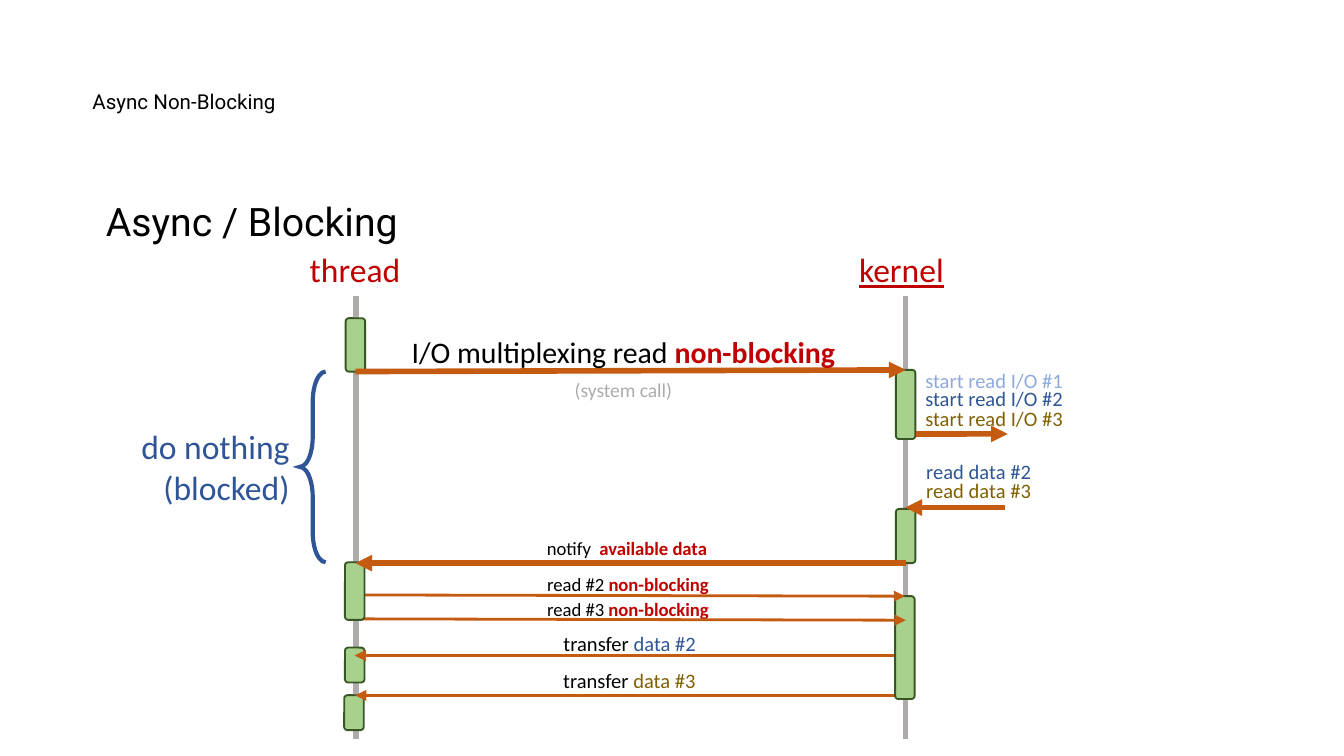
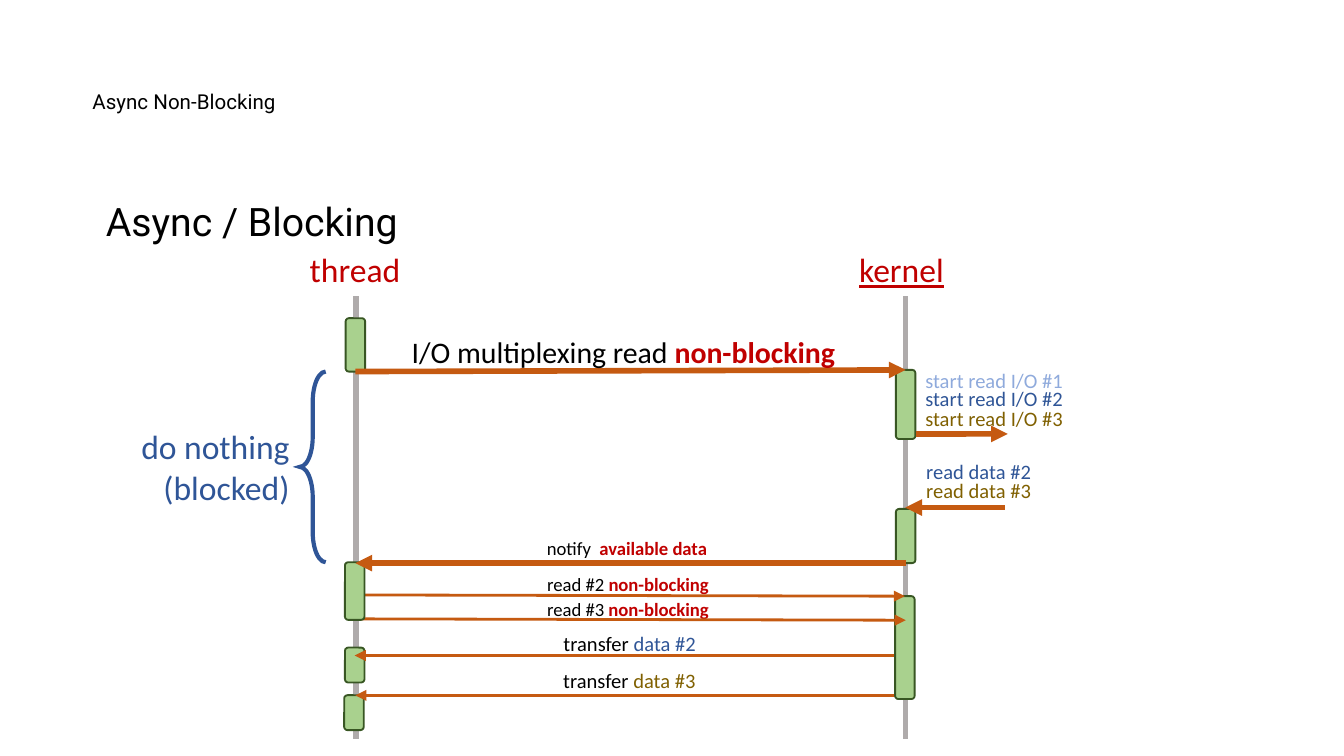
Before and after one commit to nayasis/fastcampus-hyper-webflux, a slide deck: slide 16 of 99.ppt/[Ch4-1. 비동기 서비스 소개] 1-2. 비동기 호출이란 ~ 1-3. Servlet_Reactive.pptx (slide 17 before the commit). Drawn at 1344x756 pixels with LibreOffice and Linux fonts; fonts in the diff are those of the drawing; background and template pictures are left out. Boxes give left, top, right and bottom in pixels: in the first picture for what was removed or moved away, otherwise in the second. Text is boxed around its words. In the diff, an @@ line names an element or a change of style, - is before the commit and + after.

```diff
--- a/99.ppt/[Ch4-1. 비동기 서비스 소개] 1-2. 비동기 호출이란 ~ 1-3. Servlet_Reactive.pptx
+++ b/99.ppt/[Ch4-1. 비동기 서비스 소개] 1-2. 비동기 호출이란 ~ 1-3. Servlet_Reactive.pptx
@@ text at bbox=[575, 383, 672, 400]: paragraph removed @@
-(system call)
```
Also in this commit, not shown: 1 slide removed.
